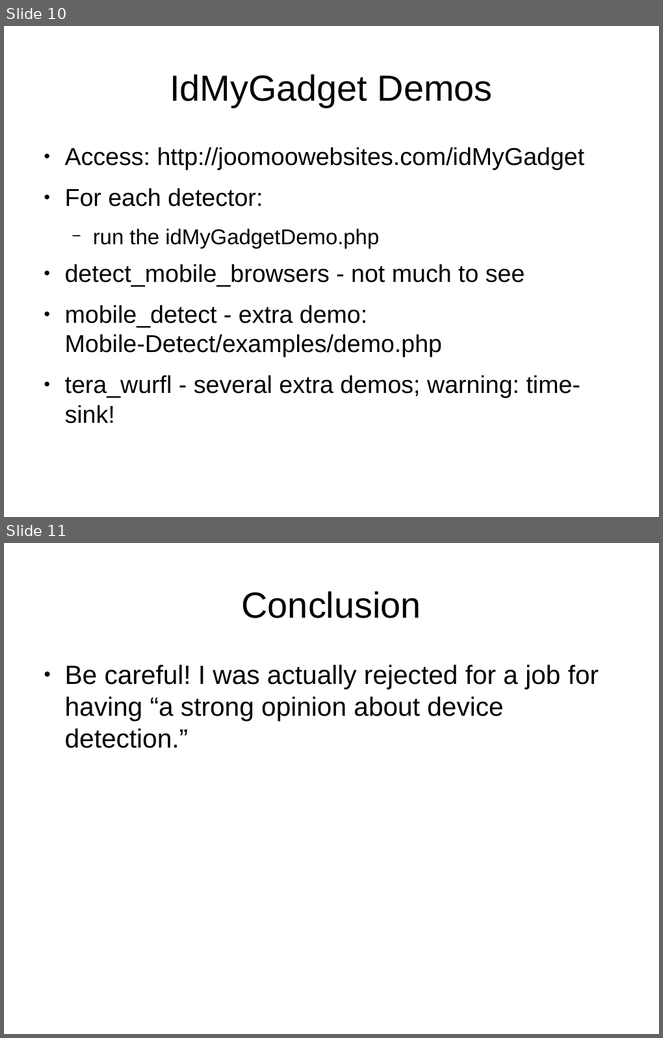
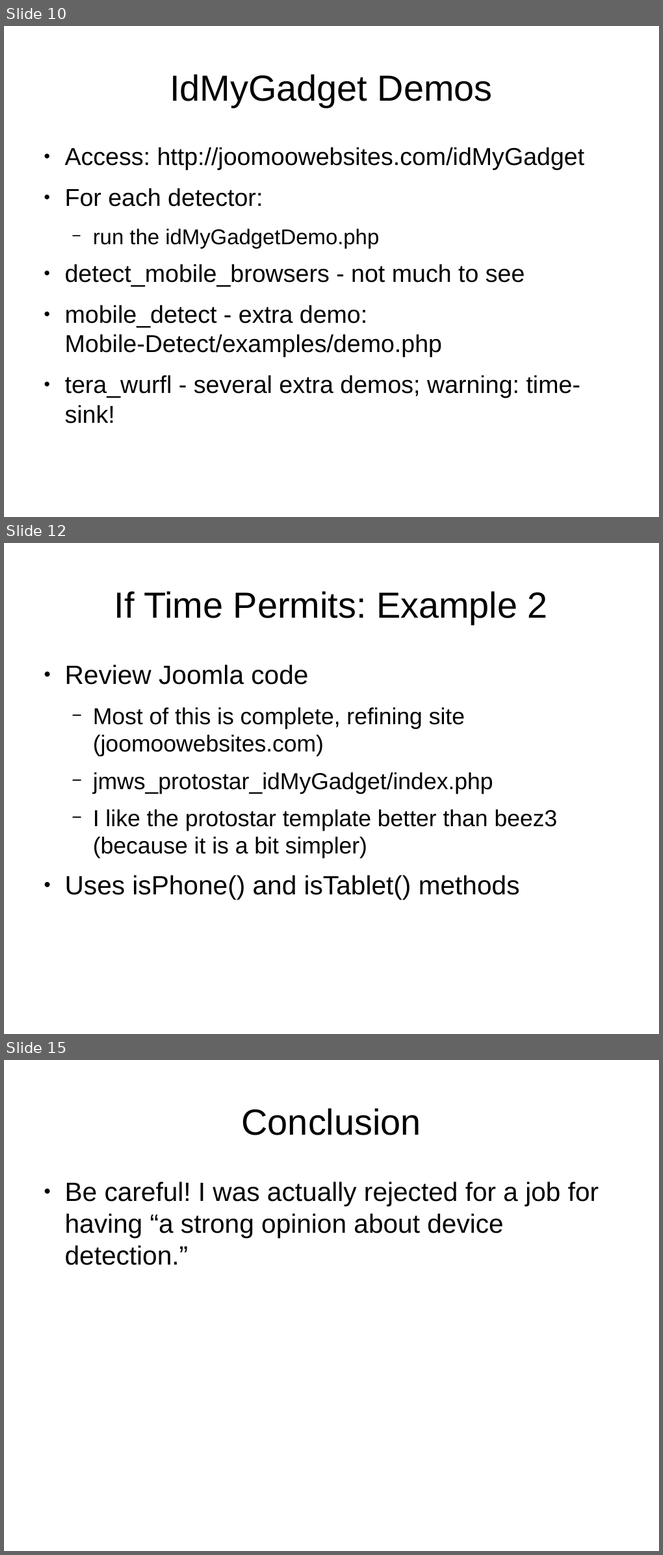
Before and after one commit to tomwhartung/jmws_accoutrements, a slide deck: presentations/2015_08-FRPUG/Device_Detection_PHP.odp. Shown one above the other, each under a label of ours: slides 10 and 11 before the commit, slides 10, 12 and 15 after it; the slides between them are not shown. The pictures are 663x1038 and 663x1555 pixels, drawn with LibreOffice and Linux fonts; fonts in the diff are those of the drawing. Boxes give left, top, right and bottom in pixels: in the first picture for what was removed or moved away, otherwise in the second. Text is boxed around its words. In the diff, an @@ line names an element or a change of style, - is before the commit and + after.

Commit message:
Added three "If Time Permits ..." (Examples) slides.  Seriously I think we are in good shape.

```diff
--- a/presentations/2015_08-FRPUG/Device_Detection_PHP.odp
+++ b/presentations/2015_08-FRPUG/Device_Detection_PHP.odp
@@ slide 12 added at (4, 543, 659, 1034), background #FFFFFF @@
@@ title added at (114, 591, 548, 624), 44 pt, text #000000 @@
+If Time Permits: Example 2
@@ text added at (65, 665, 558, 899), 28 pt, text #000000 @@
+● Review Joomla code
+  − Most of this is complete, refining site (joomoowebsites.com)
+  − jmws_protostar_idMyGadget/index.php
+  − I like the protostar template better than beez3 (because it is a bit simpler)
+● Uses isPhone() and isTablet() methods
@@ what was slide 11 is now slide 15 @@
```
Also in this commit, not shown: 3 other slides added.
